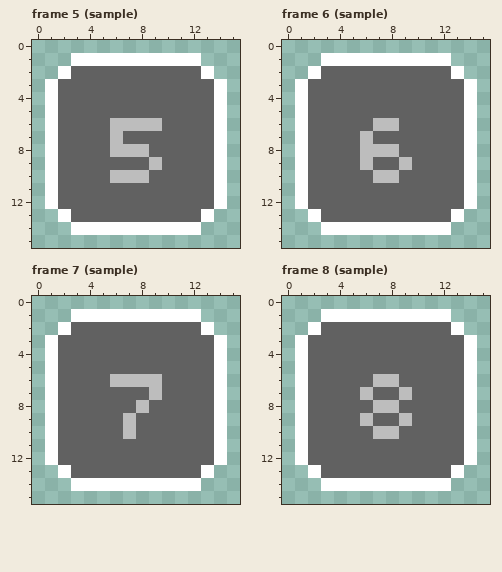
Pixel-art file: Assets/AnimationImporter/sample.ase. Above is the file before it was changed.
16x16 pixels, 16 frames. Shown: frame 5 (sample), frame 6 (sample), frame 7 (sample), frame 8 (sample). The commit also changed other frames, which this record leaves out.
Now the later version:
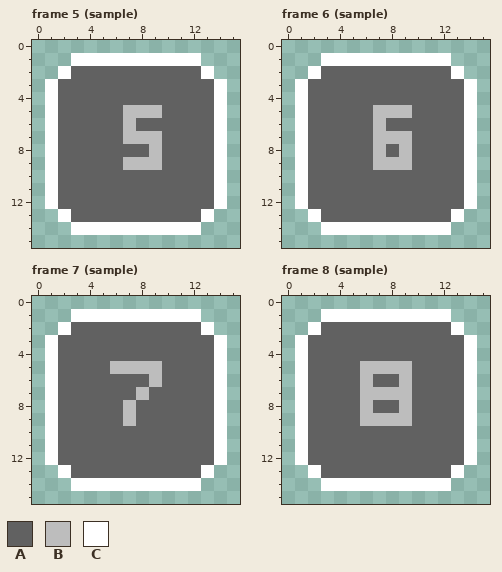
Palette (. is transparent): A #616161  B #bdbdbd  C #ffffff
The author wrote: Replace pixel font on sample pads.
From old to new:
Frame 5 (sample), layer "Layer 2":
The edit turns colour B into colour A in row 6 at x 6 and 8 to 9; in row 7 at x 6; in row 8 at x 6 to 8; in row 10 at x 6 to 8.
The edit turns colour A into colour B in row 5 at x 7 to 9; in row 7 at x 7 to 9; in row 8 at x 9; in row 9 at x 7 to 8.
Frame 6 (sample), layer "Layer 2":
The edit turns colour B into colour A in row 6 at x 8; in row 7 at x 6; in row 8 at x 6 and 8; in row 9 at x 6; in row 10 at x 7 to 8.
The edit turns colour A into colour B in row 5 at x 7 to 9; in row 7 at x 7 to 9; in row 8 at x 9; in row 9 at x 7 to 8.
Frame 7 (sample), layer "Layer 2":
The edit turns colour B into colour A in row 6 at x 6 to 8; in row 7 at x 9; in row 8 at x 8; in row 10 at x 7.
The edit turns colour A into colour B in row 5 at x 6 to 9; in row 7 at x 8; in row 8 at x 7.
Frame 8 (sample), layer "Layer 2":
The edit turns colour B into colour A in row 6 at x 7 to 8; in row 8 at x 7 to 8; in row 10 at x 7 to 8.
The edit turns colour A into colour B in row 5 at x 6 to 9; in row 6 at x 6 and 9; in row 7 at x 7 to 8; in row 8 at x 6 and 9; in row 9 at x 7 to 8.
Boxes around the changes in both pictures, in picture pixels (x1, y1, x2, y2):
changed: (110, 105, 162, 183)
changed: (360, 105, 412, 183)
changed: (110, 361, 162, 439)
changed: (360, 361, 412, 439)
